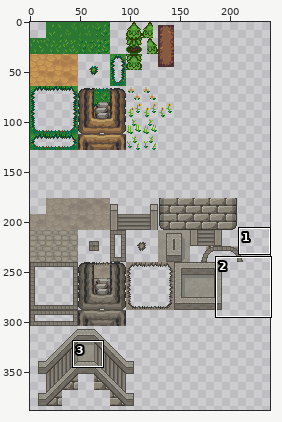
Two versions of one sprite sheet, Fantasy Balkan Simulator/raw sprites/tileset.png. The picture above shows the old version from afar; the outline marks the close-up.
Close-up. As it was:
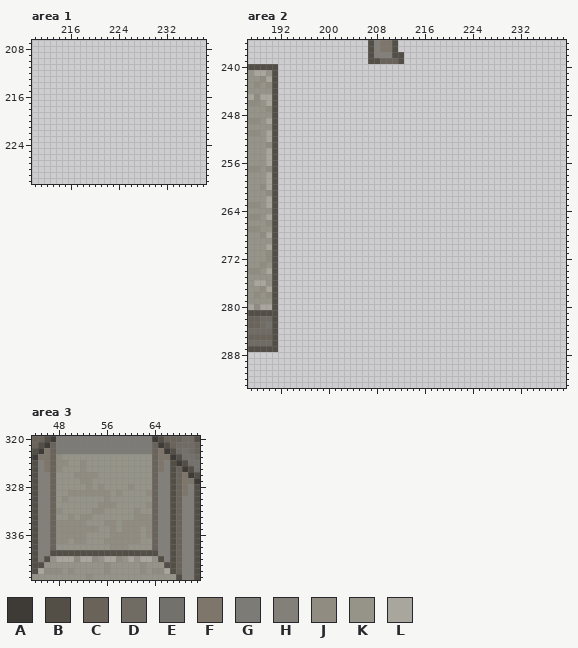
The file is 240x400 pixels. Colours within 5 levels of each other are drawn and written as one. Shown: area 1: x 210..238, y 207..230; area 2: x 187..239, y 236..293; area 3: x 44..71, y 320..343. The wide view leaves out empty margins.
Palette (. is transparent): A #3e3b36  B #534f47  C #696359  D #706c64  E #73716b  F #7e766b  G #7c7b76  H #83807a  J #908c82  K #969489  L #a9a69d
Pixels before, area 2 (only the part around the change), first column x 187:
236 ....................BHFFB............................
237 ....................BHFFB............................
238 ....................BHHHBB...........................
239 ....................BBCCCB...........................
240 BBBBB................................................
241 KLLKB................................................
242 KKJLB................................................
243 KJKJB................................................
244 KKKKB................................................
245 LJLLB................................................
246 JJKLB................................................
247 KKKJB................................................
248 KKKKB................................................
249 JJKLB................................................
250 KKKKB................................................
251 JJKLB................................................
252 KKKLB................................................
253 KKKJB................................................
254 KKKLB................................................
255 KKKLB................................................
256 KKKLB................................................
257 JJKJB................................................
258 KKKLB................................................
259 KKKLB................................................
260 KKJLB................................................
261 KKKJB................................................
262 KKKLB................................................
263 JJKLB................................................
264 KKKKB................................................
265 JJKLB................................................
266 KKKJB................................................
267 JJKKB................................................
268 KKJLB................................................
269 KKKKB................................................
270 KKKLB................................................
271 KKKJB................................................
272 KKKJB................................................
273 KKJKB................................................
274 JJKLB................................................
275 KKKKB................................................
276 KLLKB................................................
277 KKJLB................................................
278 KJKJB................................................
279 KKKKB................................................
280 LJLLB................................................
281 BBBBB................................................
282 CCDDB................................................
283 CCDEB................................................
284 DDDDB................................................
285 CCCCB................................................
286 DDDDB................................................
287 BBBBB................................................
288 .....................................................
289 .....................................................
290 .....................................................
291 .....................................................
292 .....................................................
293 .....................................................
Pixels before, area 3, first column x 44:
320 CCBAGGGGGGGGGGGGGGGGABCCCDDB
321 CBACGGGGGGGGGGGGGGGGCABCDDDC
322 BAFCGGGGGGGGGGGGGGGGCFABDEDC
323 AFFCJKKKKKKKKKKKKKKKCFFABEED
324 BHFCJJKKJKKKKKKKKKKKCFHBABEE
325 BHFCJKKKJKKKKKKKKKKKCFHBCABE
326 BHHCKKKJJJJKKKKKKKKKCHHBCFAB
327 BHHCKKKKJJKKKKKKKKKKCHHBCFFA
328 BHHCKKKKKJKJKKKKJKKKCHHBCFHB
329 BHHCKKJJJJJJJKJKKKKJCHHBCFHB
330 BHHCKJKKKKKKJKKKKKKKCHHBCHHB
331 BHHCKKKKKKKJJJKKKKKJCHHBCHHB
332 BHHCJKKKKKJJKKKKKJKKCHHBCHHB
333 BHHCKKJKJJKKKKKKKJJJCHHBCHHB
334 BHHCJJJJJKKKJJKJJJJJCHHBCHHB
335 BHHCJJJJJJJKKJKJJJKJCHHBCHHB
336 BHHCJJJJJKKKKJJJJJKJCHHBCHHB
337 BHHCJJKJJKKKJJJJJJKKCHHBCHHB
338 BHHCKKKKKKKKKJJJKKKKCHHBCHHB
339 BHHBBBBBBBBBBBBBBBBBBHHBCHHB
340 BHBKLLLJLLJKLLJKLKLLKBHBCHHB
341 BBKKKKKKKKKKJKKKKKJKKKBBCHHB
342 BLJJJKJKKKKKJKKKKKJKJJLBCHHB
343 KKKKKKKKKJKKKKKKKKKKKKKKBHHB
After:
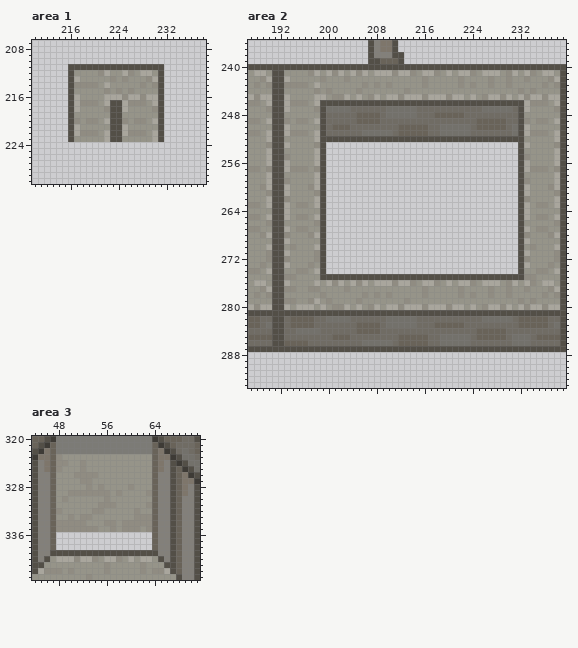
The edit:
Changed rows in their new state; - is an unchanged pixel.
Area 1:
first column x 216:
211 BBBBBBBBBBBBBBBB
212 BKKKKJLKKLJKLLKB
213 BLKKKKKJKJKKKJLB
214 BJJJJKLKKKKKJKJB
215 BKKKKKJKJKJKKKKB
216 BLKKKKLLLJLLJLLB
217 BLJJJKLBBLJJJKLB
218 BLKKKKJBBLKKKKJB
219 BKKKKKKBBKKKKKKB
220 BJKJJKLBBJKJJKLB
221 BLKKKKKBBLKKKKKB
222 BLJJJKLBBLJJJKLB
223 BKKKKKLBBKKKKKLB
Area 2:
first column x 192:
240 BBBBBBBBBBBBBBBBBBBBBBBBBBBBBBBBBBBBBBBBBBBBBBBB
241 BKKKKJLKLJLKLJLKLLLJLLJKLLJKLKLLJKLLLKJLKLJKLLKB
242 BLKKKKKJKKKJKKKKKKKKKKKKJKKKKKJKKKKJKKJKKJKKKJLB
243 BJJJJKLKKKKKKKJKJKJKKKKKJKKKKKJKJKKJKKJKKKKKJKJB
244 BKKKKKJKJKKKKJKKKKKKKJKKKKKKKKKKKKKKKKKKJKJKKKKB
245 BLKKKKLLKJJLKLKJLKLLJLLLJLLLJLLKLKJLLJLKLJLLJLLB
246 BLJJJKLBBBBBBBBBBBBBBBBBBBBBBBBBBBBBBBBBBLJJJKLB
247 BLKKKKJBEEEEDDDDDDEEEEEDDDDDDDDDDDEEEEEDBLKKKKJB
248 BKKKKKKBDDDDDCCCCDEEEEEDDDCCCCCDDDDDDDDDBKKKKKKB
249 BJKJJKLBDDDDDCCCCDDDDDDDDDDDDDDDDCCCCCDDBJKJJKLB
250 BLKKKKKBDCCCDDDDDDDDCCCCCDDEEEEEDCCCCCDEBLKKKKKB
251 BLJJJKLBDDDDDDEEEEEDCCCCCDDEEEEEDDDDDDDEBLJJJKLB
252 BKKKKKLBBBBBBBBBBBBBBBBBBBBBBBBBBBBBBBBBBKKKKKLB
253 BLKKKKJB--------------------------------BLKKKKJB
254 BKKKKKLB--------------------------------BKKKKKLB
255 BJKKKKLB--------------------------------BJKKKKLB
256 BLKKKKLB--------------------------------BLKKKKLB
257 BLJJJKJB--------------------------------BLJJJKJB
258 BKKKKKLB--------------------------------BKKKKKLB
259 BJKKKKLB--------------------------------BJKKKKLB
260 BLKKKJLB--------------------------------BLKKKJLB
261 BLKKKKJB--------------------------------BLKKKKJB
262 BJKKKKLB--------------------------------BJKKKKLB
263 BLKJJKLB--------------------------------BLKJJKLB
264 BLKKKKKB--------------------------------BLKKKKKB
265 BLKJJKLB--------------------------------BLKJJKLB
266 BKKKKKJB--------------------------------BKKKKKJB
267 BLKJJKKB--------------------------------BLKJJKKB
268 BJKKKJLB--------------------------------BJKKKJLB
269 BLKKKKKB--------------------------------BLKKKKKB
270 BKJKKKLB--------------------------------BKJKKKLB
271 BLKKKKJB--------------------------------BLKKKKJB
272 BJKKKKJB--------------------------------BJKKKKJB
273 BLKKKJKB--------------------------------BLKKKJKB
274 BKKJJKLB--------------------------------BKKJJKLB
275 BJJKKKKBBBBBBBBBBBBBBBBBBBBBBBBBBBBBBBBBBJJKKKKB
276 BLKKKKLKLJLKLJLKLLLJLLJKLLJKLKLLJKLLLKJLKLJKLLKB
277 BJJKKJJKKKKJKKKKKKKKKKKKJKKKKKJKKKKJKKJKKJKKKJLB
278 BKKKKKKJKKKKKKJKJKJKKKKKJKKKKKJKJKKJKKJKKKKKJKJB
279 BJJKKJLKJKKKKJKKKKKKKJKKKKKKKKKKKKKKKKKKJKJKKKKB
280 BLKLLLKLKJJLKLKJLKLLJLLLJLLLJLLKLKJLLJLKLJLLJLLB
281 BBBBBBBBBBBBBBBBBBBBBBBBBBBBBBBBBBBBBBBBBBBBBBBB
282 BDCCCCDDEEEEDDDDDDEEEEEDDDDDDDDDDDEEEEEDCCCCCDDB
283 BDCCCCDDDDDDDCCCCDEEEEEDDDCCCCCDDDDDDDDDCCCCCDEB
284 BDDEEEEDDDDDDCCCCDDDDDDDDDDDDDDDDCCCCCDDDDDDDDDB
285 BDDDDDDDDCCCDDDDDDDDCCCCCDDEEEEEDCCCCCDEEEDCCCCB
286 BCCCCDDDDDDDDDEEEEEDCCCCCDDEEEEEDDDDDDDEEEDDDDDB
287 BBBBBBBBBBBBBBBBBBBBBBBBBBBBBBBBBBBBBBBBBBBBBBBB
Area 3:
first column x 48:
336 ................
337 ................
338 ................
